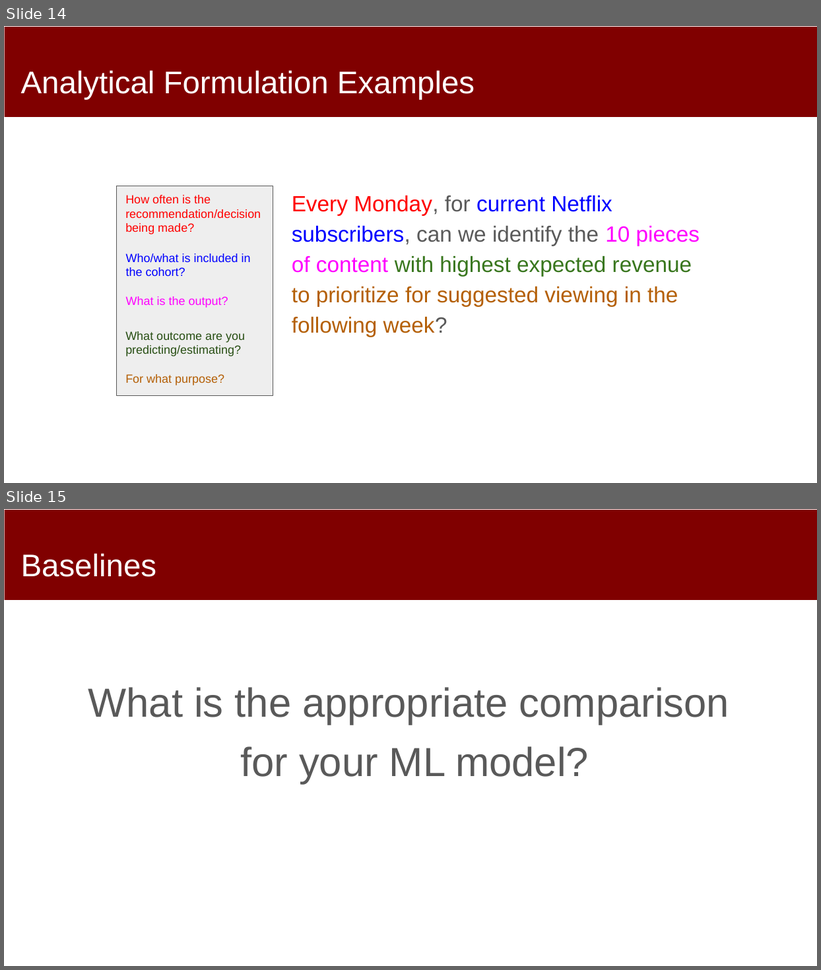
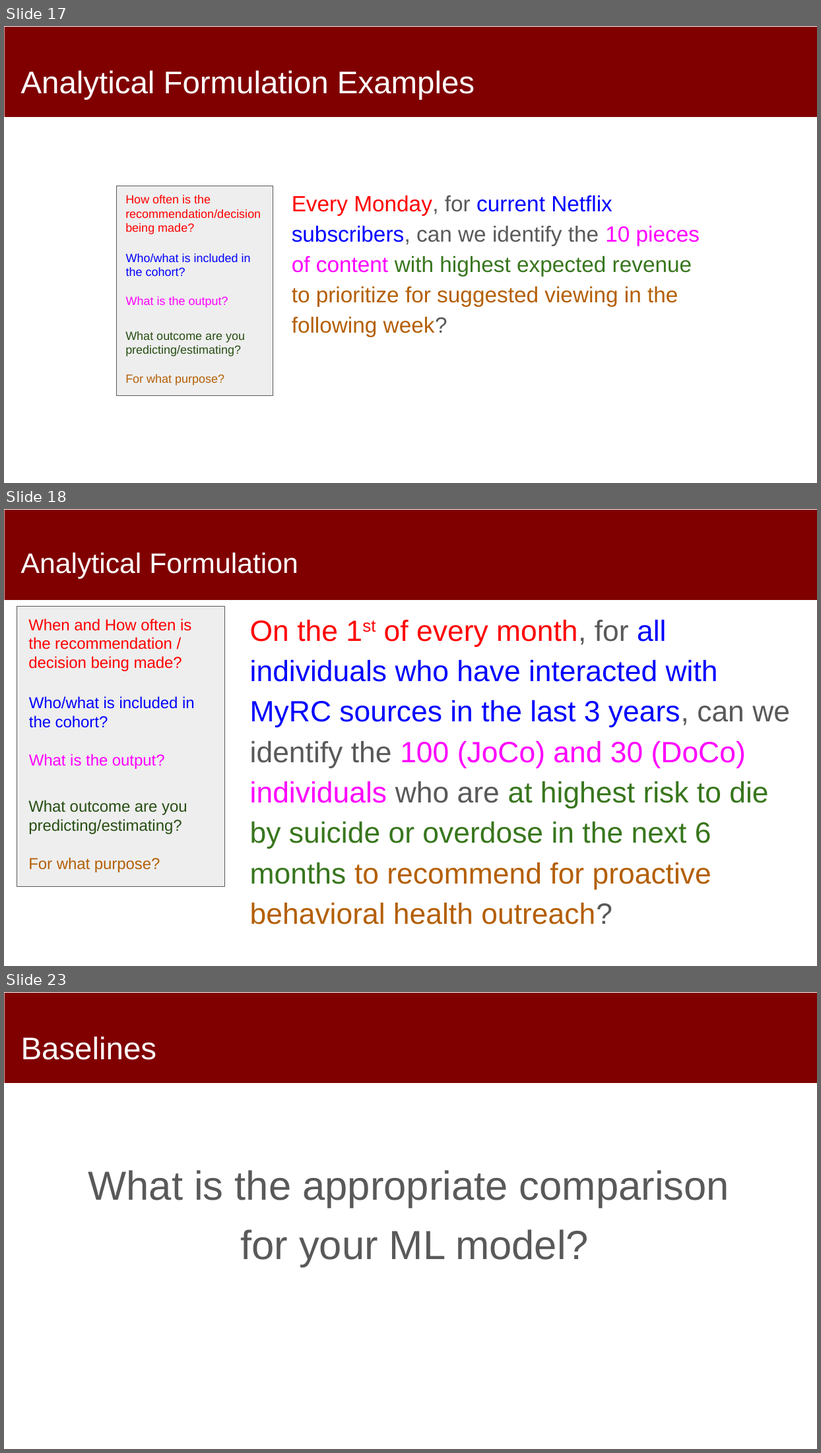
Before and after one commit to dssg/mlforpublicpolicylab, a slide deck: Lectures/07-formulation-and-baselines.pptx. Shown one above the other, each under a label of ours: slides 14 and 15 before the commit, slides 17, 18 and 23 after it; the slides between them are not shown. The pictures are 821x970 and 821x1453 pixels, drawn with LibreOffice and Linux fonts; fonts in the diff are those of the drawing. Boxes give left, top, right and bottom in pixels: in the first picture for what was removed or moved away, otherwise in the second. Text is boxed around its words. In the diff, an @@ line names an element or a change of style, - is before the commit and + after.

Commit message:
formulation slides

```diff
--- a/Lectures/07-formulation-and-baselines.pptx
+++ b/Lectures/07-formulation-and-baselines.pptx
@@ slide 18 added at bbox=[4, 509, 817, 966], background #FFFFFF; not listed: 1 template element that a slide beside it also shows @@
@@ title added at bbox=[21, 553, 298, 579], 33.3 pt, text #FFFFFF @@
+Analytical Formulation
@@ rectangle added at bbox=[17, 607, 225, 887], fill #EEEEEE, outline #595959 0.75 pt @@
@@ text added at bbox=[28, 619, 191, 669], 18.7 pt, text #FF0000 @@
+When and How often is the recommendation / decision being made?
@@ text added at bbox=[250, 619, 790, 890], 34.7 pt, text #0000FF @@
+On the 1st of every month, for all individuals who have interacted with MyRC sources in the last 3 years, can we identify the 100 (JoCo) and 30 (DoCo) individuals who are at highest risk to die by suicide or overdose in the next 6 months to recommend for proactive behavioral health outreach?
@@ text added at bbox=[29, 696, 195, 728], 18.7 pt, text #0000FF @@
+Who/what is included in the cohort?
@@ text added at bbox=[29, 754, 165, 769], 18.7 pt, text #FF00FF @@
+What is the output?
@@ text added at bbox=[28, 800, 187, 873], 18.7 pt, text #274E13 @@
+What outcome are you predicting/estimating?
+For what purpose?
@@ what was slide 14 is now slide 17 @@
@@ what was slide 15 is now slide 23 @@
```
Also in this commit, not shown: 1 slide changed, 8 other slides added, 2 slides removed.
